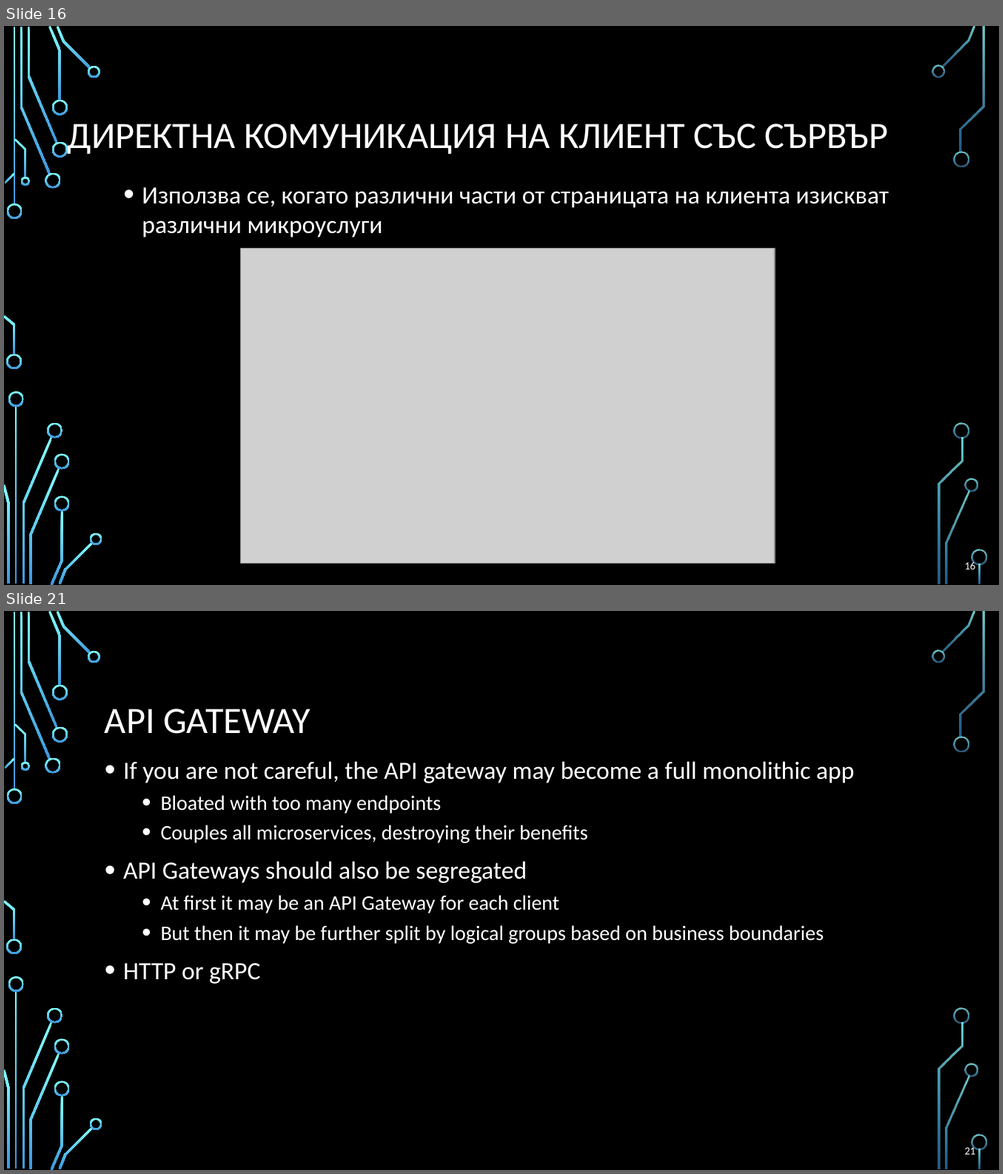
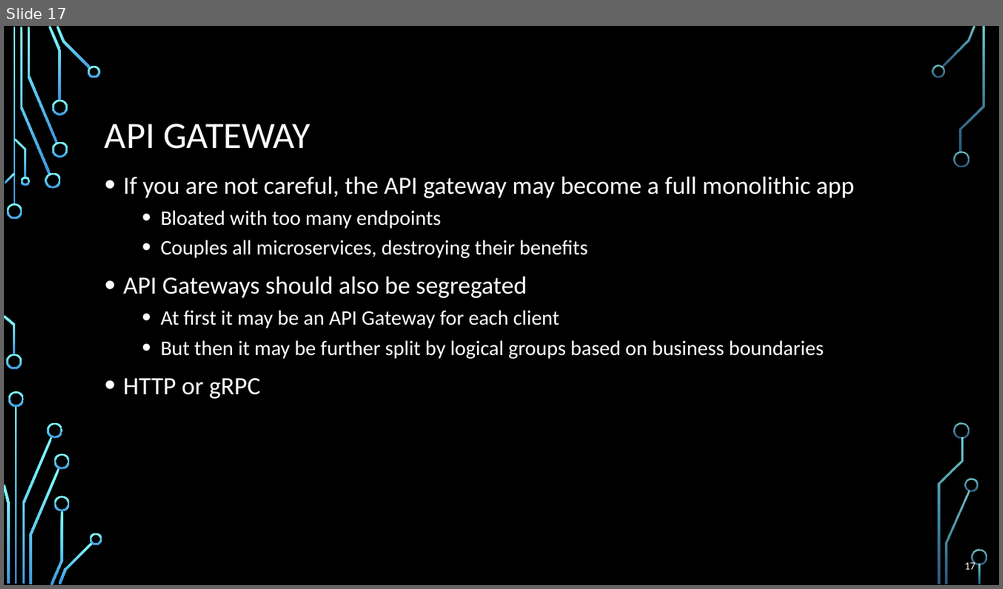
Before and after one commit to profjordanov/doctorate, a slide deck: communications/web_communication_pres.pptx. Shown one above the other, each under a label of ours: slides 16 and 21 before the commit, slide 17 after it; the slides between them are not shown. The pictures are 1003x1174 and 1003x589 pixels, drawn with LibreOffice and Linux fonts; fonts in the diff are those of the drawing; grey boxes stand for pictures; background and template pictures are left out. Boxes give left, top, right and bottom in pixels: in the first picture for what was removed or moved away, otherwise in the second. Text is boxed around its words. In the diff, an @@ line names an element or a change of style, - is before the commit and + after.

```diff
--- a/communications/web_communication_pres.pptx
+++ b/communications/web_communication_pres.pptx
@@ slide 16 removed at [4, 26, 999, 585], background picture (left out); not listed: 36 template elements that a slide beside it also shows @@
@@ title removed at [68, 124, 888, 154] @@
-ДИРЕКТНА КОМУНИКАЦИЯ НА КЛИЕНТ СЪС СЪРВЪР
@@ text removed at [142, 187, 888, 238] @@
-• Използва се, когато различни части от страницата на клиента изискват различни микроуслуги
@@ picture removed at [241, 248, 775, 564] @@
@@ page number removed at [965, 561, 976, 570] @@
-16
@@ what was slide 21 is now slide 17 @@
@@ page number at [965, 561, 976, 570]: text changed @@
-21
+17
```
Also in this commit, not shown: 11 slides changed, 4 slides added, 7 other slides removed.
